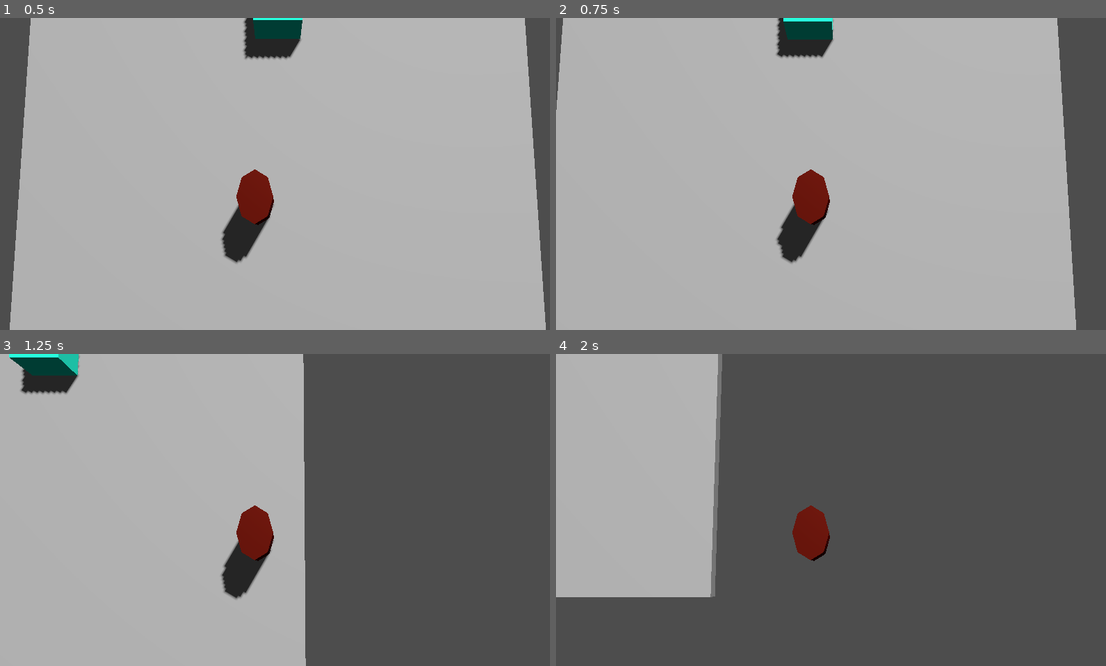
Above: before the commit, frames 1-4 (two rows, left to right).
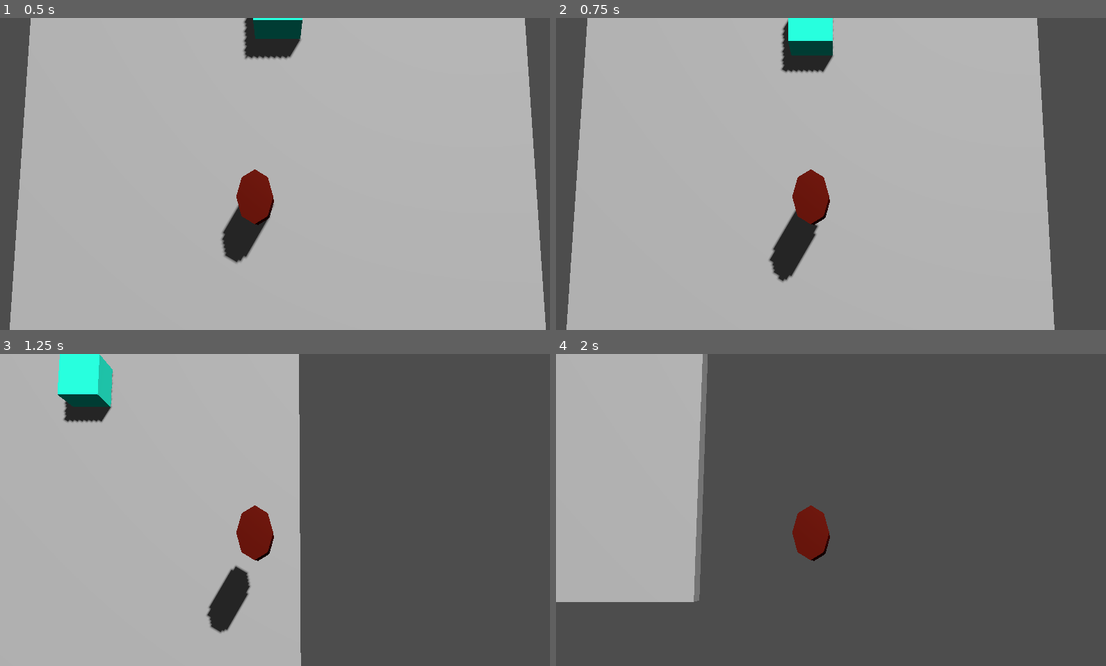
Above: after the commit, the same moments.

Repository: Ra-vanTech/ProjectBoozeArmy
Game: Godot game, scene res://Escena1_BoozeArmy.tscn
Same seed, same stepped clock (60 frames per second), same inputs: the game is played once before the commit and once after it.
Inputs:
- Up to frame 1 (0.5 s): no input
- Up to frame 2 (0.75 s): hold D (move_right) from 0.53 s (still down); tap Space (jump, bound only after the commit) at 0.6 s
- Up to frame 3 (1.25 s): keep holding D (move_right); tap Space (jump, bound only after the commit) at 0.77, 1.07 s
- Up to frame 4 (2 s): release D (move_right) at 1.28 s; hold S (move_back) from 1.28 s (still down); tap Space (jump, bound only after the commit) at 1.35, 1.52, 1.82 s

Frame 1 is identical in both runs. In frame 2, 9.5% of the frame differs, in the area x 0-95%, y 0-100%; in frame 3, 4.8%; in frame 4, 3.3%.

Commit message:
Previo a implementar disparo
🤖 Generated with [Claude Code](https://claude.com/claude-code)

Co-Authored-By: Claude <noreply@anthropic.com>

Diff:
--- a/player_move.gd
+++ b/player_move.gd
@@ -12,6 +12,10 @@
 	if not is_on_floor():
 		velocity.y -= gravity * delta
 
+	# Salto
+	if Input.is_action_just_pressed("jump") and is_on_floor():
+		velocity.y = jump_velocity
+
 	# Entrada WASD
 	var input_vec: Vector2 = Input.get_vector("move_left", "move_right", "move_forward", "move_back")
 	var wish_dir: Vector3 = (transform.basis * Vector3(input_vec.x, 0.0, input_vec.y)).normalized()
@@ -22,15 +26,6 @@
 
 	move_and_slide()
 
-	# Empuje a RigidBodies al colisionar
-	var col_count: int = get_slide_collision_count()
-	for i in range(col_count):
-		var c: KinematicCollision3D = get_slide_collision(i)
-		var rb := c.get_collider() as RigidBody3D
-		if rb:
-			var push_dir: Vector3 = Vector3(velocity.x, 0.0, velocity.z)
-			if push_dir.length() > 0.0:
-				rb.apply_central_impulse(push_dir * push_strength)
 
 	if Input.is_action_just_pressed("quit"):
 		get_tree().quit()
--- a/project.godot
+++ b/project.godot
@@ -43,6 +43,11 @@
 "events": [Object(InputEventKey,"resource_local_to_scene":false,"resource_name":"","device":0,"window_id":0,"alt_presse …(194 unchanged characters)…
 ]
 }
+jump={
+"deadzone": 0.2,
+"events": [Object(InputEventKey,"resource_local_to_scene":false,"resource_name":"","device":0,"window_id":0,"alt_pressed":false,"shift_pressed":false,"ctrl_pressed":false,"meta_pressed":false,"pressed":false,"keycode":0,"physical_keycode":32,"key_label":0,"unicode":0,"location":0,"echo":false,"script":null)
+]
+}
 
 [rendering]
 
